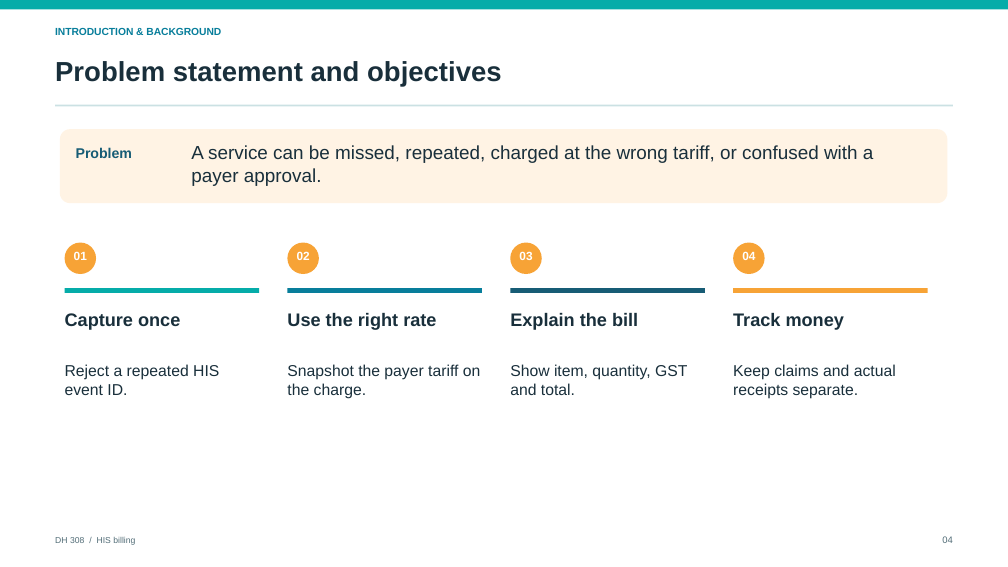
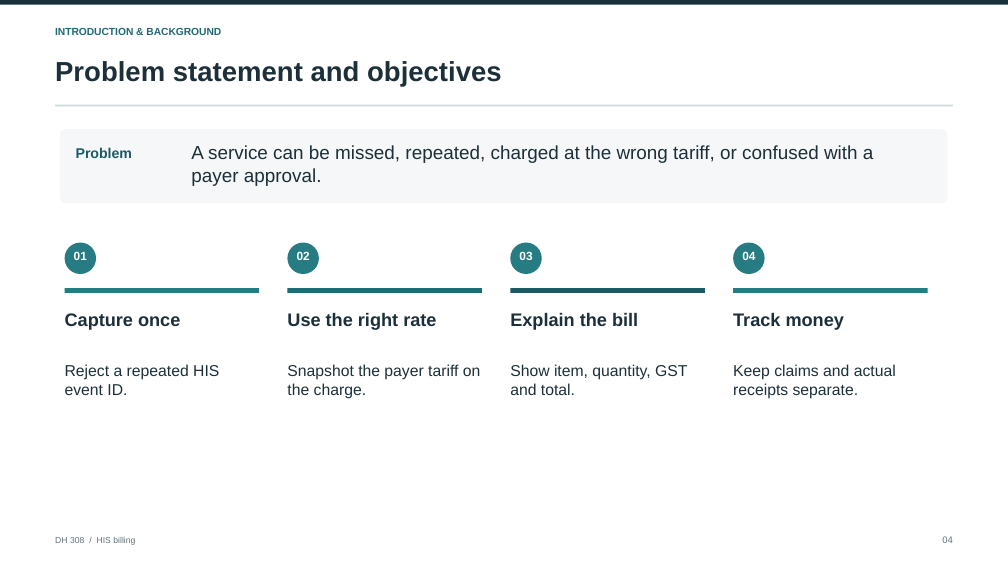
Before and after one commit to Osama-Bin-Lagging/tiveri-billing, a slide deck: slide 4 of presentation/DH308_HIS_Billing_Final.pptx. Drawn at 1008x567 pixels with LibreOffice and Linux fonts; fonts in the diff are those of the drawing. Boxes give left, top, right and bottom in pixels: in the first picture for what was removed or moved away, otherwise in the second. Text is boxed around its words. In the diff, an @@ line names an element or a change of style, - is before the commit and + after.

Commit message:
Refine final presentation design

```diff
--- a/presentation/DH308_HIS_Billing_Final.pptx
+++ b/presentation/DH308_HIS_Billing_Final.pptx
@@ rectangle: place and size @@
-rectangle at [0, 0, 1008, 9]
+rectangle at [0, 0, 1008, 5]
@@ rectangle at [0, 0, 1008, 5]: fill #05ACA9 to #17323E @@
@@ text "INTRODUCTION & BACKGROUND" at [55, 28, 221, 35]: text colour #087E9B to #216A75 @@
@@ rounded rectangle at [60, 129, 948, 203]: fill #FFF3E4 to #F5F7F8; proportions changed @@
@@ text "Problem" at [76, 147, 132, 158]: text colour #175C75 to #1C5B66 @@
@@ text "A service can be missed, ..." at [191, 145, 874, 186]: text colour #192F3B to #1D303A @@
@@ rectangle at [64, 288, 259, 293]: fill #05ACA9 to #267C82 @@
@@ rectangle at [287, 288, 482, 293]: fill #087E9B to #216A75 @@
@@ rectangle at [510, 288, 705, 293]: fill #175C75 to #1C5B66 @@
@@ fill #F7A336 to #267C82 in 5 elements at [64, 243, 96, 274], [287, 243, 319, 274], [510, 243, 542, 274], [734, 243, 765, 274], [734, 288, 928, 293] @@
```
Also in this commit, not shown: 20 other slides changed.
